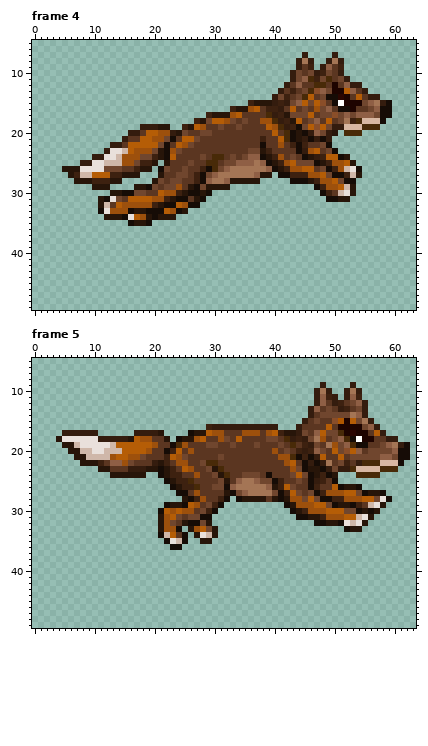
File history of a pixel-art file, assets/Andrew/Enemies/side_jump.aseprite. Above, as it was before the edit.
64x64 pixels, 9 frames. Shown: frame 4: x 0..63, y 5..49; frame 5: x 0..63, y 5..49. The commit also changed other frames, which this record leaves out.
After:
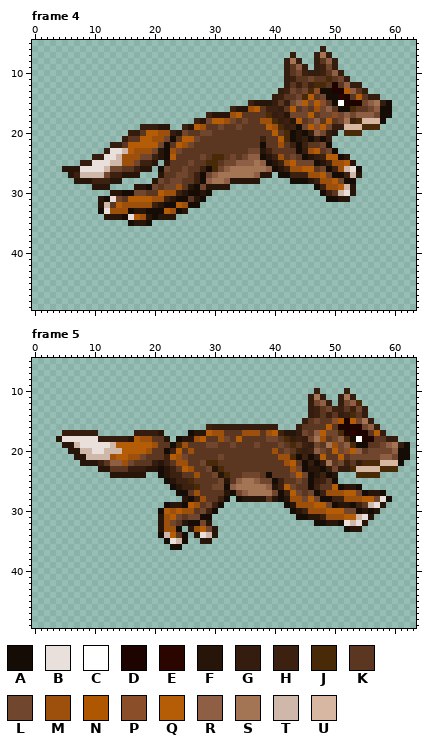
Palette (. is transparent): A #160c06  B #e9e0db  C #fffffd  D #1e0400  E #2b0601  F #271509  G #341c0e  H #3d2110  J #482a08  K #5b3621  L #70462e  M #9d500c  N #af5700  P #8a4e29  Q #b55d06  R #8f5f45  S #a47555  T #cfb7a9  U #d8b7a2
The author wrote: Replaced side jump final touchups (ears were WAYYYY too floppy before)
The edit:
--- frame 4
@@ x 39..55 @@
  5 .................
- 6 .................
- 7 ......G....G.....
- 8 .....GSG..GSG....
- 9 .....GKH.GRKH....
-10 ....GLKLGHLKG....
-11 ....GLRJHLJKLG...
-12 ...GKRKKJJKDKRGG.
-13 ..GKHKLJPRLDDQRKG
-14 .GLHKLJQKLAAEDKQK
-15 FGHGLRQLQPKACDDDL
-16 HHGKQKLKMLRKAADKK
+ 6 .........G.......
+ 7 ....G...GSG......
+ 8 ...GSG..GKRG.....
+ 9 ...GKRG.GHLG.....
+10 ...GKLHGGHKRG....
+11 ...GHKKLKKJKLG...
+12 ...GKHKHJJKDKRGG.
+13 ..GHLKLJPAADDQRKG
+14 .GHKKLJQKLAAEDKQK
+15 FGKGLRQLQPKACDDDL
+16 HHGKQKLKMLRKAAJKK
 17 JGHFLLLQKLLPLRLRR
@@ x 8..14 @@
 24 ..GGBBT
-25 GGBBTTT
-26 BBBBLLL
-27 TTQQQHH
+25 GGBBBTT
+26 BBBBTLL
+27 TTTTLHH
 28 FFHHHFF
--- frame 5
@@ x 44..57 @@
  8 ..............
- 9 ....G....G....
-10 ...GSG..GSG...
-11 ...GRHG.GRH...
-12 ...GRKGHKLRG..
-13 ..GRKLKGHKLG..
-14 ..GKLLLLLSRG..
+ 9 ..............
+10 ...G....G.....
+11 ..GSG..GSG....
+12 ..GLRG.GLRJ...
+13 ..GHKLHHKHLG..
+14 ..GHKHKGHJKG..
 15 .GKLKKPNDQLSG.
Where, in picture pixels (left, top, right, bottom), the same in both pictures:
changed: (278, 46, 356, 112)
changed: (92, 160, 110, 178)
changed: (308, 382, 368, 418)
